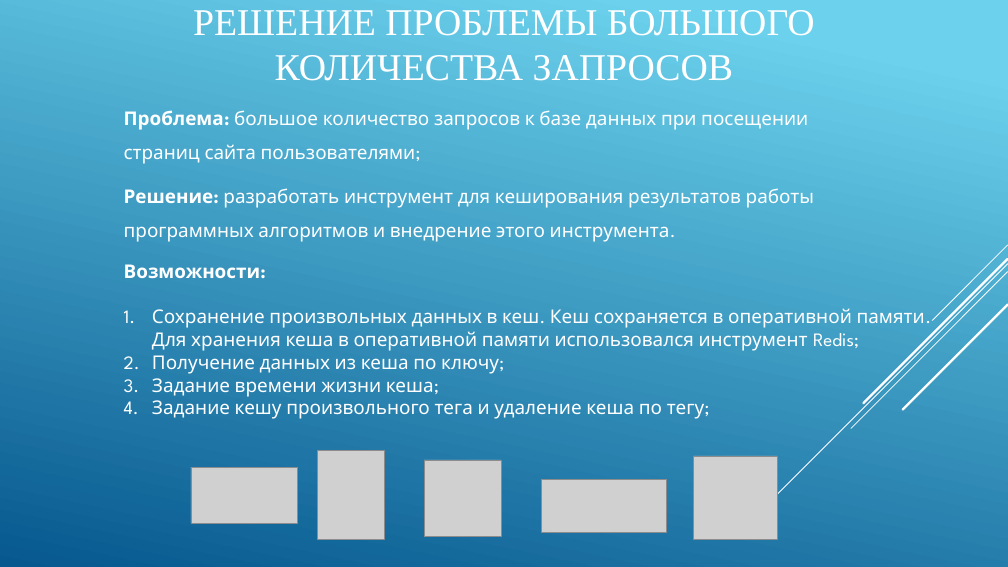
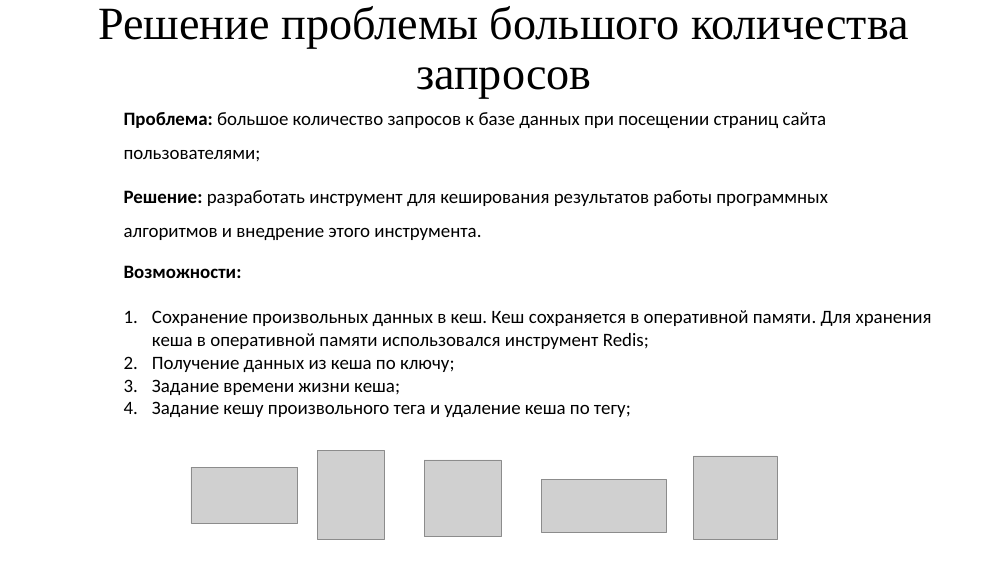
Before and after one commit to IgorTyutyunov/-, a slide deck: slide 6 of ВКР_5.pptx. Drawn at 1008x567 pixels with LibreOffice and Linux fonts; fonts in the diff are those of the drawing; grey boxes stand for pictures. Boxes give left, top, right and bottom in pixels: in the first picture for what was removed or moved away, otherwise in the second. Text is boxed around its words. In the diff, an @@ line names an element or a change of style, - is before the commit and + after.

```diff
--- a/ВКР_5.pptx
+++ b/ВКР_5.pptx
@@ background gradient #6ED2EB to #06588E to #FFFFFF @@
@@ title at [98, 6, 909, 98]: text changed; size 36 to 44 pt; text colour #FFFFFF to #000000 @@
-РЕШЕНИЕ ПРОБЛЕМЫ БОЛЬШОГО КОЛИЧЕСТВА ЗАПРОСОВ
+Решение проблемы большого количества запросов
@@ font League Spartan to Calibri, text colour #FFFFFF to #000000 in 3 elements at [124, 265, 932, 417], [124, 112, 827, 161], [124, 190, 828, 240] @@
@@ group removed at [761, 245, 1008, 510]: 5 lines @@
```
Also in this commit, not shown: 11 other slides changed.
